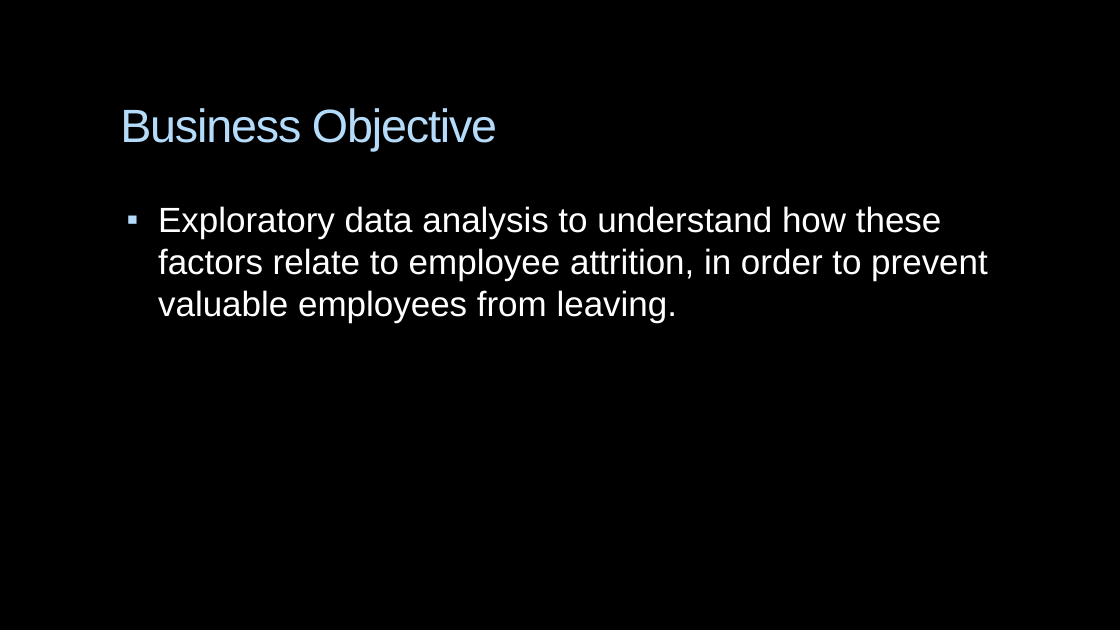
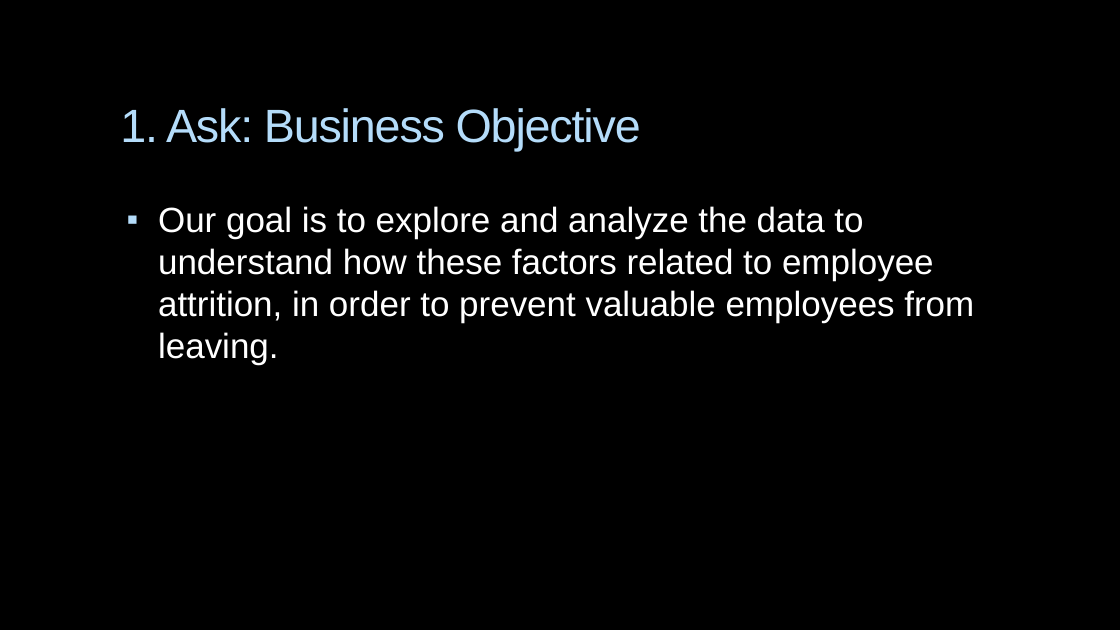
Before and after one commit to aya1fouad/Power_BI_Dashboards, a slide deck: slide 6 of Anayzing_IBM_HR_Employee_Attrition/HR Employees Attrition.pptx. Drawn at 1120x630 pixels with LibreOffice and Linux fonts; fonts in the diff are those of the drawing; background and template pictures are left out. Boxes give left, top, right and bottom in pixels: in the first picture for what was removed or moved away, otherwise in the second. Text is boxed around its words. In the diff, an @@ line names an element or a change of style, - is before the commit and + after.

```diff
--- a/Anayzing_IBM_HR_Employee_Attrition/HR Employees Attrition.pptx
+++ b/Anayzing_IBM_HR_Employee_Attrition/HR Employees Attrition.pptx
@@ title at (x1=120, y1=108, x2=641, y2=151): text changed @@
-Business Objective
+1. Ask: Business Objective
@@ text at (x1=158, y1=206, x2=974, y2=365): text changed @@
-▪ Exploratory data analysis to understand how these factors relate to employee attrition, in order to prevent valuable employees from leaving.
+▪ Our goal is to explore and analyze the data to understand how these factors related to employee attrition, in order to prevent valuable employees from leaving.
```
Also in this commit, not shown: 17 other slides changed, 1 slide added, 1 other file.
